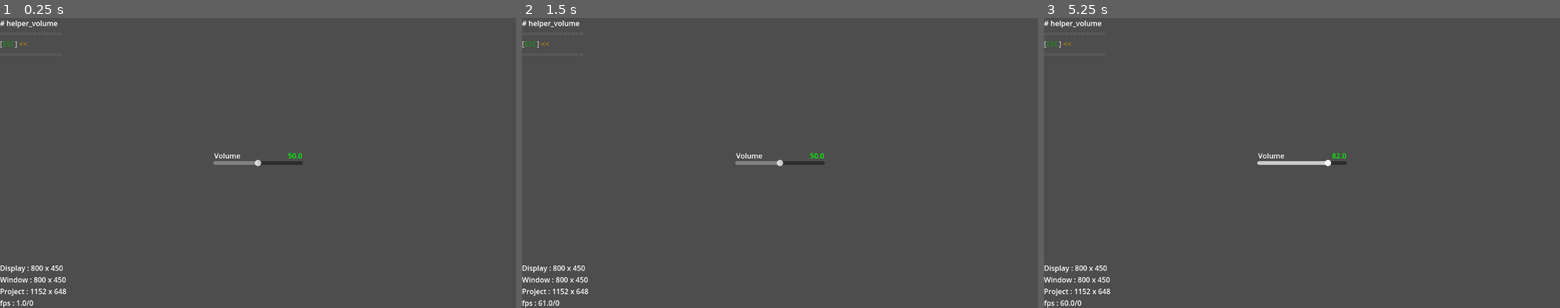
Above: before the commit, frames 1-3 (left to right).
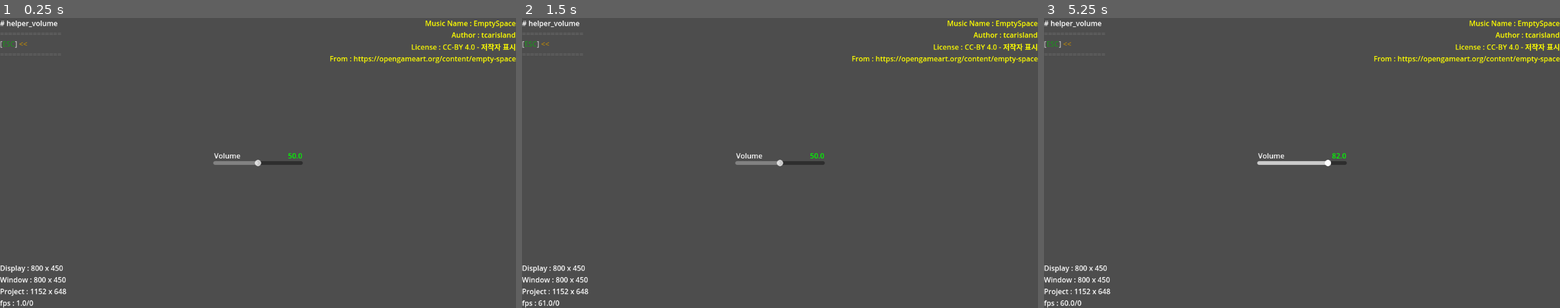
Above: after the commit, the same moments.

Repository: R2Road/godot_play_tool
Game: Godot game, scene res://test_helper/test_helper___volume.tscn
Two runs of this game, one before a commit and one after it. Both use one fixed random seed, a clock stepped at 60 frames per second and the inputs below. This scene is started directly instead of the project's main scene.
Inputs (mouse positions are in pixels of both pictures, inside the frame that each line leads up to):
- Up to frame 1 (0.25 s): no input
- Up to frame 2 (1.5 s): tap Enter at 0.5 s; move the mouse to (893, 148) at 0.52 s; hold D 0.53-1.25 s; tap 1 at 0.6 s; click (893, 148) at 0.67 s; tap Space at 0.77 s; drag from (676, 177) to (754, 221) at 1.27 s
- Up to frame 3 (5.25 s): tap Space at 2, 3.5, 3.77, 5 s; move the mouse to (1353, 99) at 2.02 s; hold D 2.03-2.75 s; tap 3 at 2.1 s; tap Enter at 2.75, 4.25 s; drag from (1276, 221) to (1147, 119) at 2.77 s; move the mouse to (1456, 206) at 3.52 s; hold A 3.53-4.25 s; tap 4 at 3.6 s; drag from (1147, 119) to (1224, 90) at 4.27 s; move the mouse to (1327, 163) at 5.02 s; hold S from 5.03 s (still down); tap 1 at 5.1 s; click (1327, 163) at 5.17 s

The runs differ from the first frame. In frame 1, 0.9% of the frame differs, in the area x 64-100%, y 0-16%; in frame 2, 0.9%; in frame 3, 0.9%.
Error in both runs: Assertion failed. (res://addons/godot_play_tool/gdpt_global.gd:71)

Commit message:
add audio resource

Diff:
--- a/project/test_helper/test_helper___volume.tscn
+++ b/project/test_helper/test_helper___volume.tscn
@@ -1,7 +1,8 @@
-[gd_scene load_steps=3 format=3 uid="uid://c1y404nmaw7m2"]
+[gd_scene load_steps=4 format=3 uid="uid://c1y404nmaw7m2"]
 
 [ext_resource type="Script" uid="uid://byhuoe2wxb4a8" path="res://test_helper/test_helper___volume.gd" id="1_4blvt"]
 [ext_resource type="PackedScene" uid="uid://bdpp4lylodpy2" path="res://addons/godot_play_tool/helper/helper_volume.tscn" id="2_teylv"]
+[ext_resource type="AudioStream" uid="uid://b6us7dparejqs" path="res://assets/sounds/bgm/EmptySpace.ogg" id="3_t4rv0"]
 
 [node name="test_helper___volume" type="Node2D"]
 script = ExtResource("1_4blvt")
@@ -15,3 +16,21 @@
 offset_top = 316.0
 offset_right = 476.0
 offset_bottom = 316.0
+
+[node name="Label" type="Label" parent="CanvasLayer"]
+anchors_preset = 1
+anchor_left = 1.0
+anchor_right = 1.0
+offset_left = -416.0
+offset_bottom = 101.0
+grow_horizontal = 0
+theme_override_colors/font_color = Color(1, 1, 0, 1)
+text = "Music Name : EmptySpace
+Author : tcarisland
+License : CC-BY 4.0 - 저작자 표시
+From : https://opengameart.org/content/empty-space"
+horizontal_alignment = 2
+
+[node name="AudioStreamPlayer2D" type="AudioStreamPlayer2D" parent="."]
+stream = ExtResource("3_t4rv0")
+autoplay = true
Not shown, added: project/assets/sounds/bgm/EmptySpace.ogg.import
Not shown, added: project/assets/sounds/bgm/EmptySpace.ogg
Not shown, added: resource_original/bgm/EmptySpace.mp3
Not shown, added: resource_original/bgm/EmptySpace_by_tcarisland.txt
